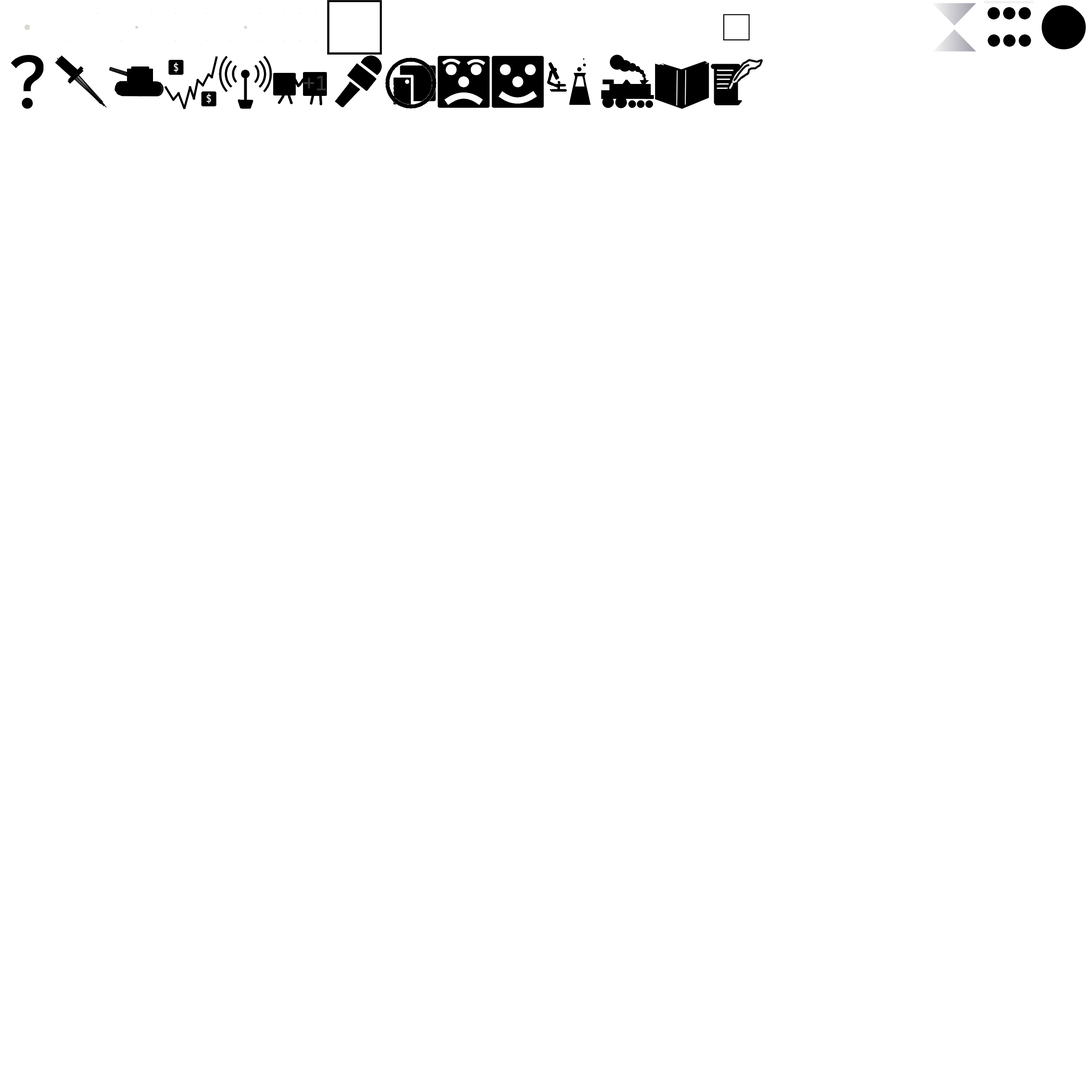
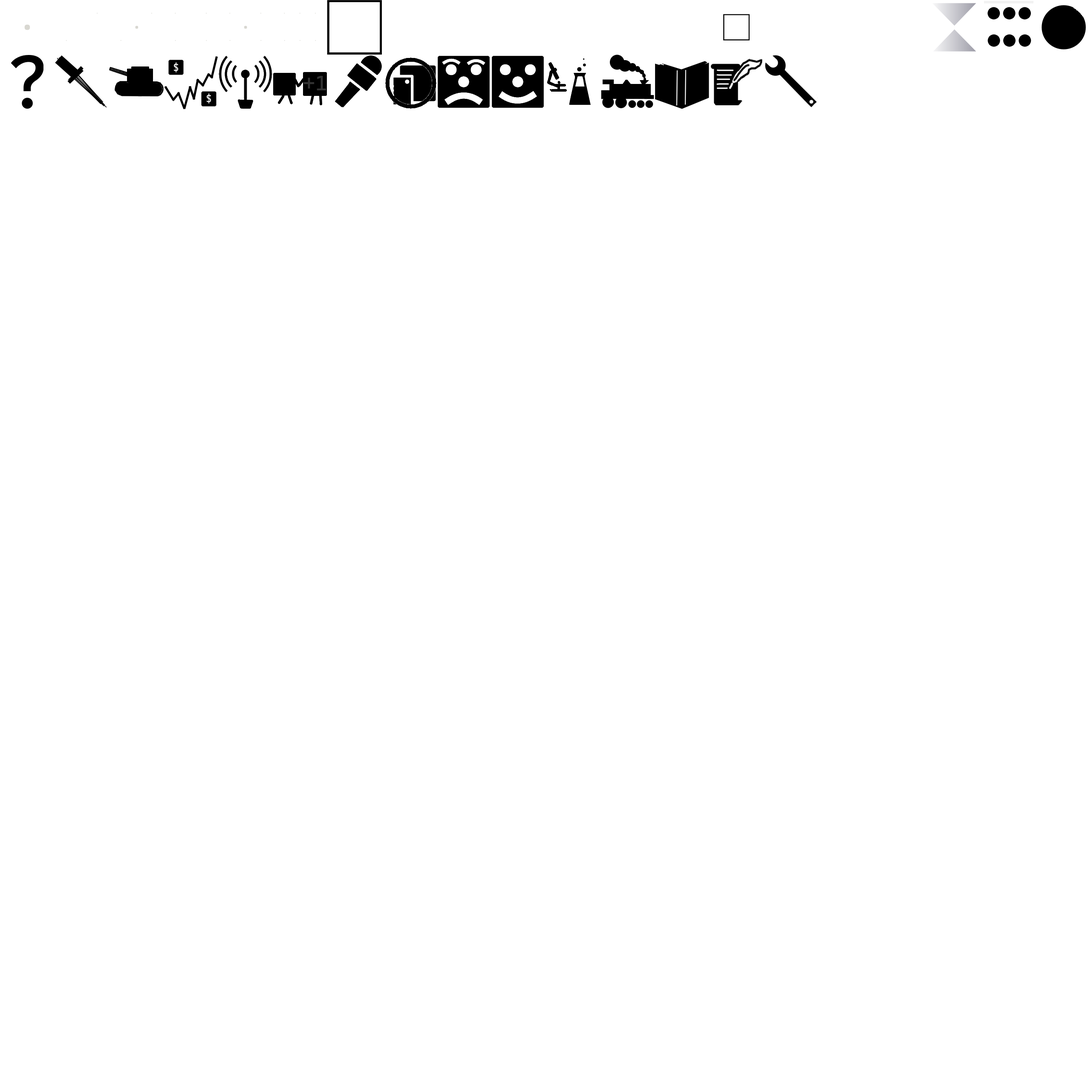
Layers edited between the first and the second 1091×1091 image:
painted on "Upgrades_Paint" over [left=762, top=55, right=819, bottom=108]
